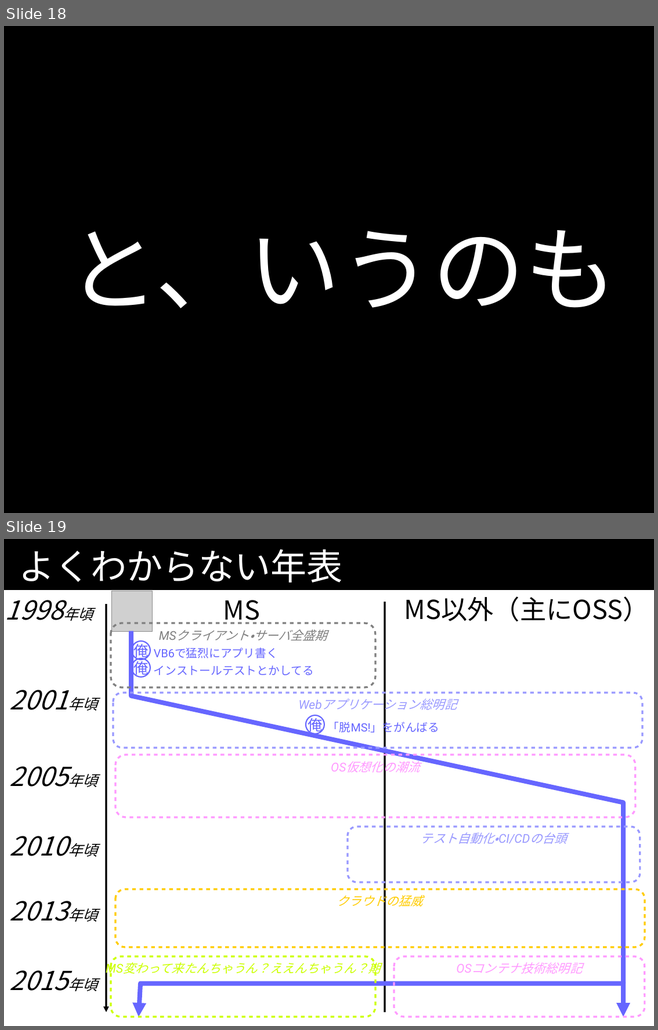
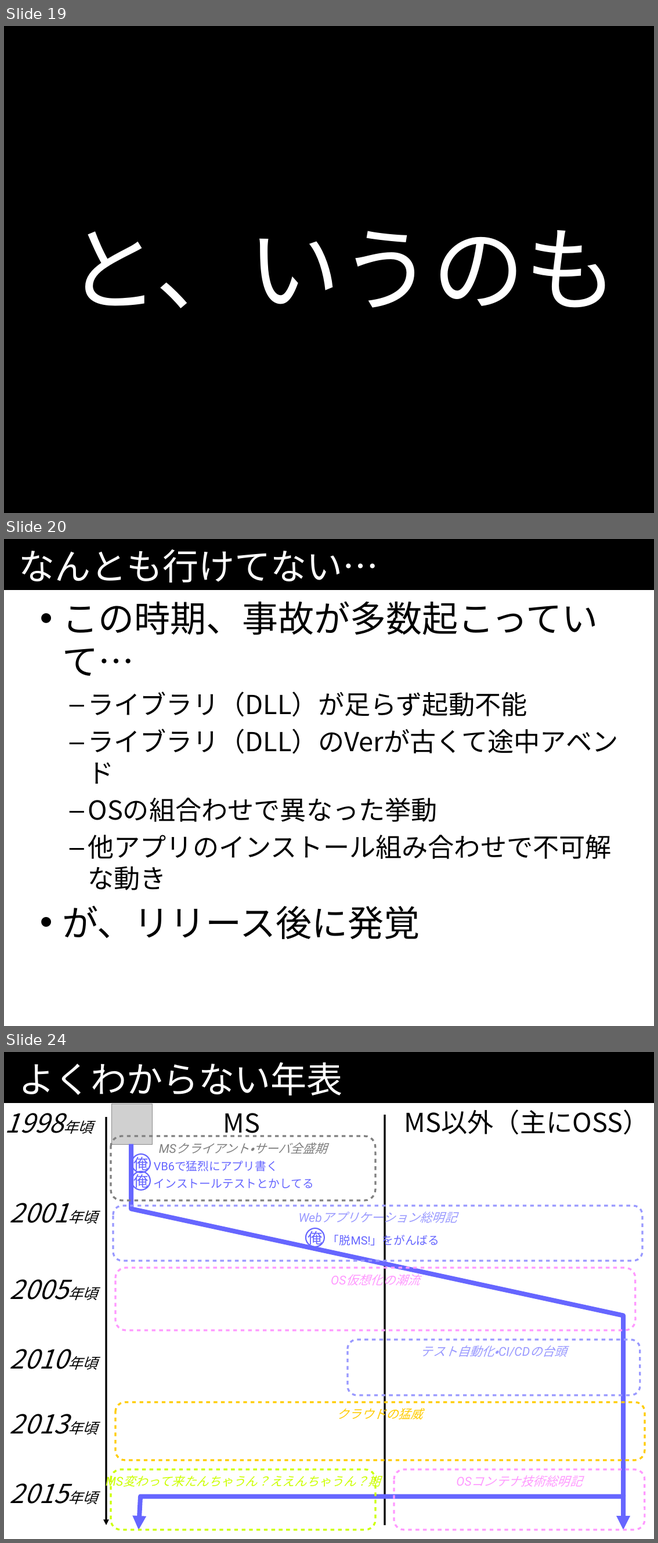
Before and after one commit to kazuhito-m/kazuhito-m.github.io, a slide deck: _drafts/comcamp2016.odp. Shown one above the other, each under a label of ours: slides 18 and 19 before the commit, slides 19, 20 and 24 after it; the slides between them are not shown. The pictures are 658x1030 and 658x1543 pixels, drawn with LibreOffice and Linux fonts; fonts in the diff are those of the drawing; grey boxes stand for pictures. Boxes give left, top, right and bottom in pixels: in the first picture for what was removed or moved away, otherwise in the second. Text is boxed around its words. In the diff, an @@ line names an element or a change of style, - is before the commit and + after.

Commit message:
インストーラの説明まで。

```diff
--- a/_drafts/comcamp2016.odp
+++ b/_drafts/comcamp2016.odp
@@ slide 20 added at (4,539,654,1026), background #FFFFFF; not listed: 1 template element that a slide beside it also shows @@
@@ title added at (18,549,379,583), 44 pt, text #FFFFFF @@
+なんとも行けてない…
@@ text added at (62,601,618,939), 32 pt, text #000000 @@
+• この時期、事故が多数起こっていて…
+  – ライブラリ（DLL）が足らず起動不能
+  – ライブラリ（DLL）のVerが古くて途中アベンド
+  – OSの組合わせで異なった挙動
+  – 他アプリのインストール組み合わせで不可解な動き
+• が、リリース後に発覚
@@ what was slide 18 is now slide 19 @@
@@ what was slide 19 is now slide 24 @@
```
Also in this commit, not shown: 4 other slides added.
